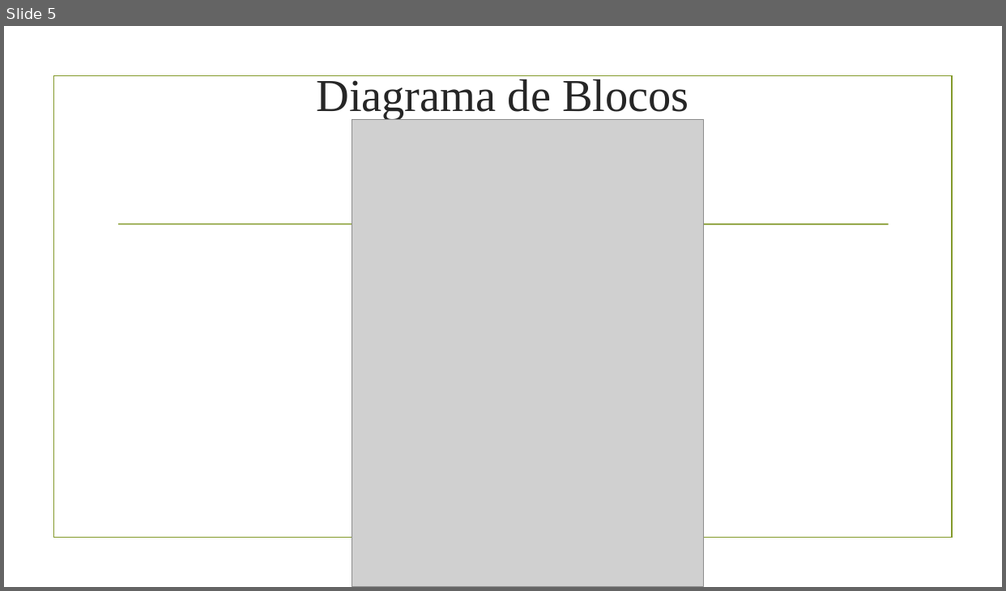
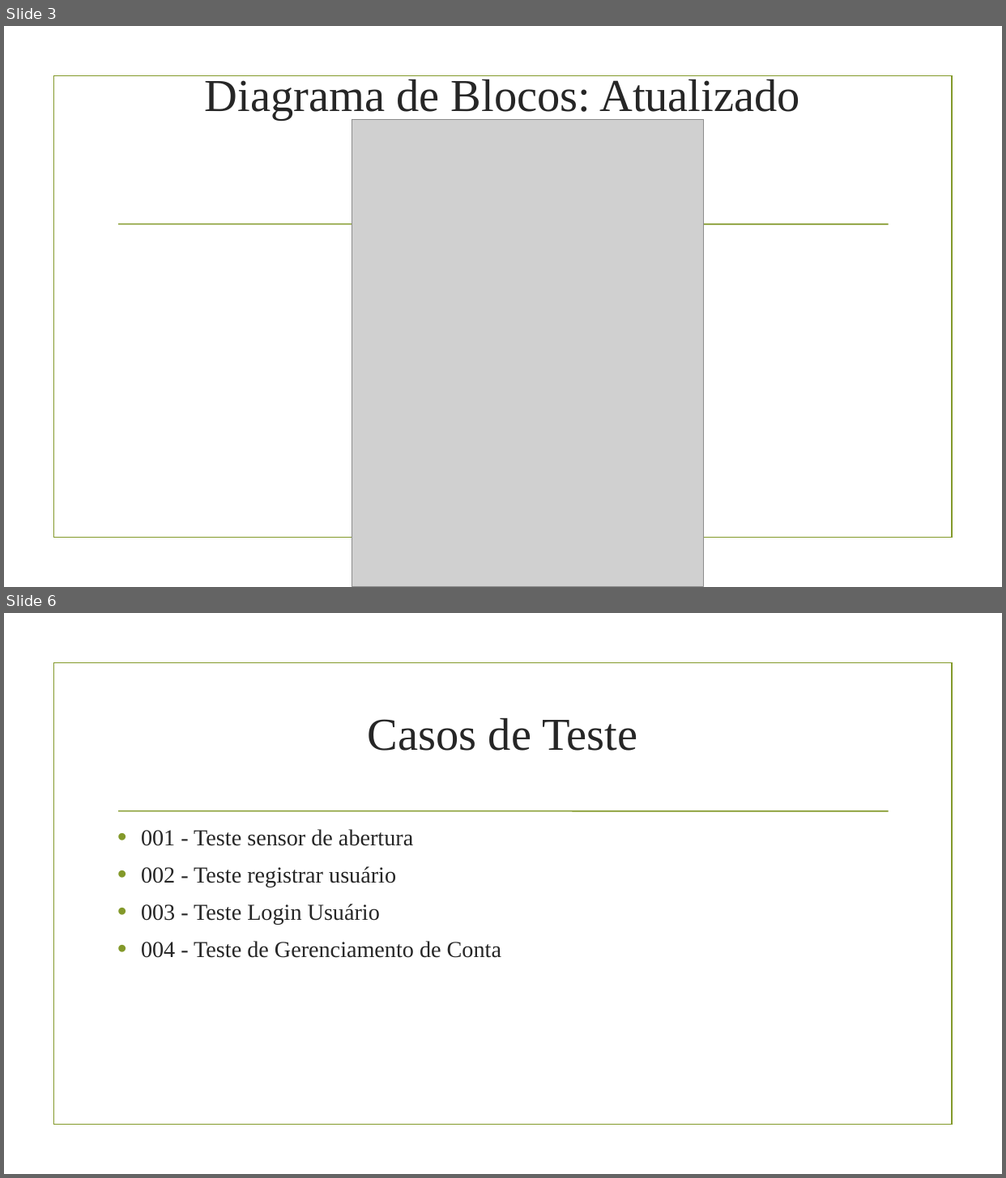
Before and after one commit to EduardoBrito97/SafeNSound, a slide deck: Projeto Teoria/Sprint 2/Sprint 2.odp. Shown one above the other, each under a label of ours: slide 5 before the commit, slides 3 and 6 after it; the slides between them are not shown. The pictures are 1006x591 and 1006x1178 pixels, drawn with LibreOffice and Linux fonts; fonts in the diff are those of the drawing; grey boxes stand for pictures; background and template pictures are left out. Boxes give left, top, right and bottom in pixels: in the first picture for what was removed or moved away, otherwise in the second. Text is boxed around its words. In the diff, an @@ line names an element or a change of style, - is before the commit and + after.

```diff
--- a/Projeto Teoria/Sprint 2/Sprint 2.odp
+++ b/Projeto Teoria/Sprint 2/Sprint 2.odp
@@ slide 6 added at (4,613,1002,1174), background picture (left out); not listed: 2 template elements that a slide beside it also shows @@
@@ text added at (368,718,637,751), 44 pt, text #262626 @@
+Casos de Teste
@@ text added at (141,829,501,958), 22 pt, text #262626 @@
+• 001 - Teste sensor de abertura
+• 002 - Teste registrar usuário
+• 003 - Teste Login Usuário
+• 004 - Teste de Gerenciamento de Conta
@@ what was slide 5 is now slide 3 @@
@@ slide 3 changed as well @@
@@ title at (205,75,800,120): text changed @@
-Diagrama de Blocos
+Diagrama de Blocos: Atualizado
```
Also in this commit, not shown: 5 other slides added, 8 slides removed, 1 other file.
